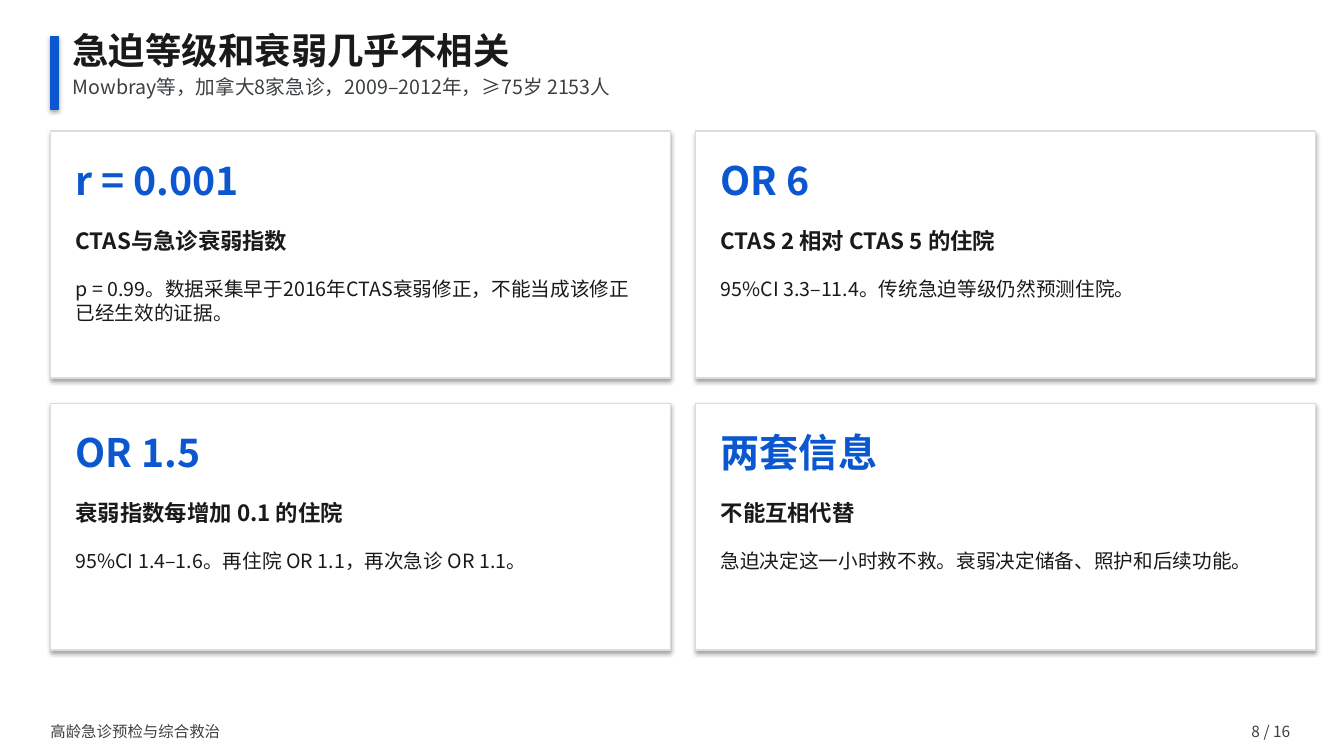
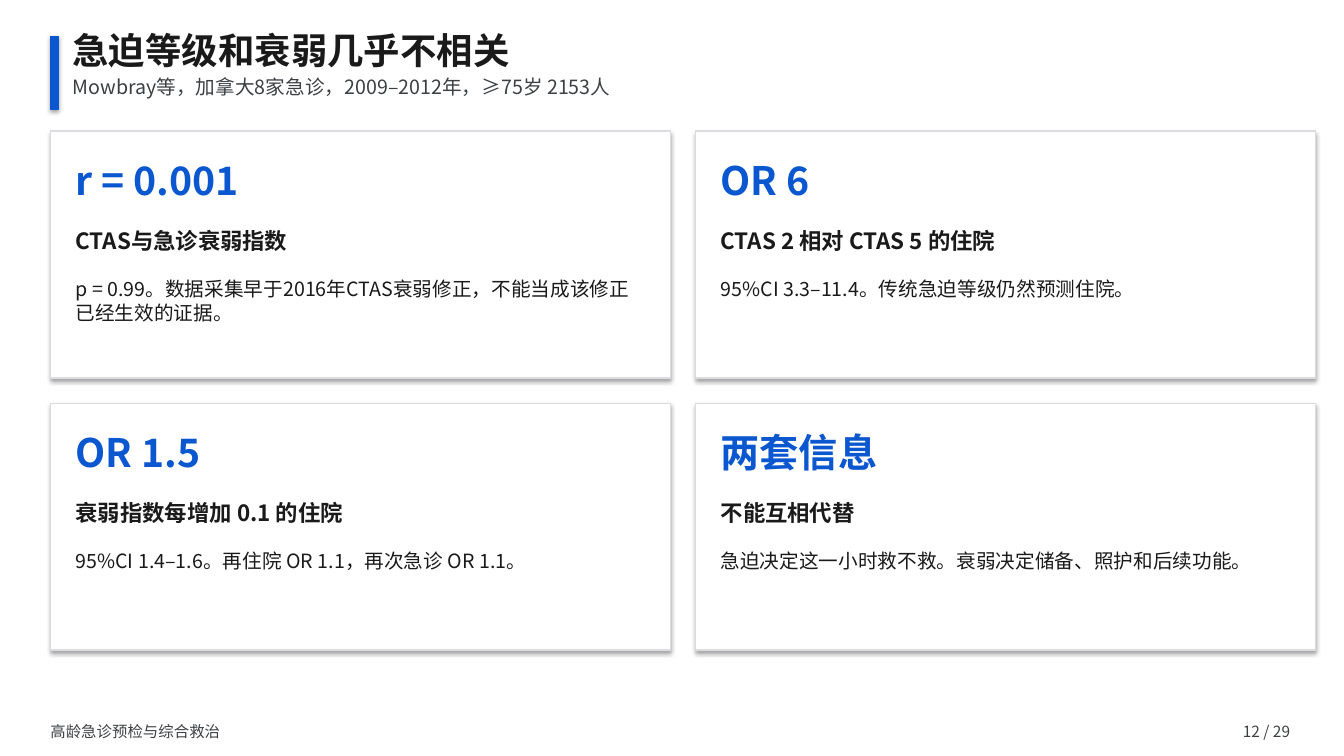
Before and after one commit to ttacuy/shania, a slide deck: slide 12 of evidence/elderly-ed-decision/高龄急诊预检与综合救治.pptx (slide 8 before the commit). Drawn at 1344x756 pixels with LibreOffice and Linux fonts; fonts in the diff are those of the drawing. Boxes give left, top, right and bottom in pixels: in the first picture for what was removed or moved away, otherwise in the second. Text is boxed around its words. In the diff, an @@ line names an element or a change of style, - is before the commit and + after.

```diff
--- a/evidence/elderly-ed-decision/高龄急诊预检与综合救治.pptx
+++ b/evidence/elderly-ed-decision/高龄急诊预检与综合救治.pptx
@@ text at <box>1243,725,1290,737</box>: text changed @@
-8 / 16
+12 / 29
```
Also in this commit, not shown: 15 other slides changed, 13 slides added, 15 other files.
